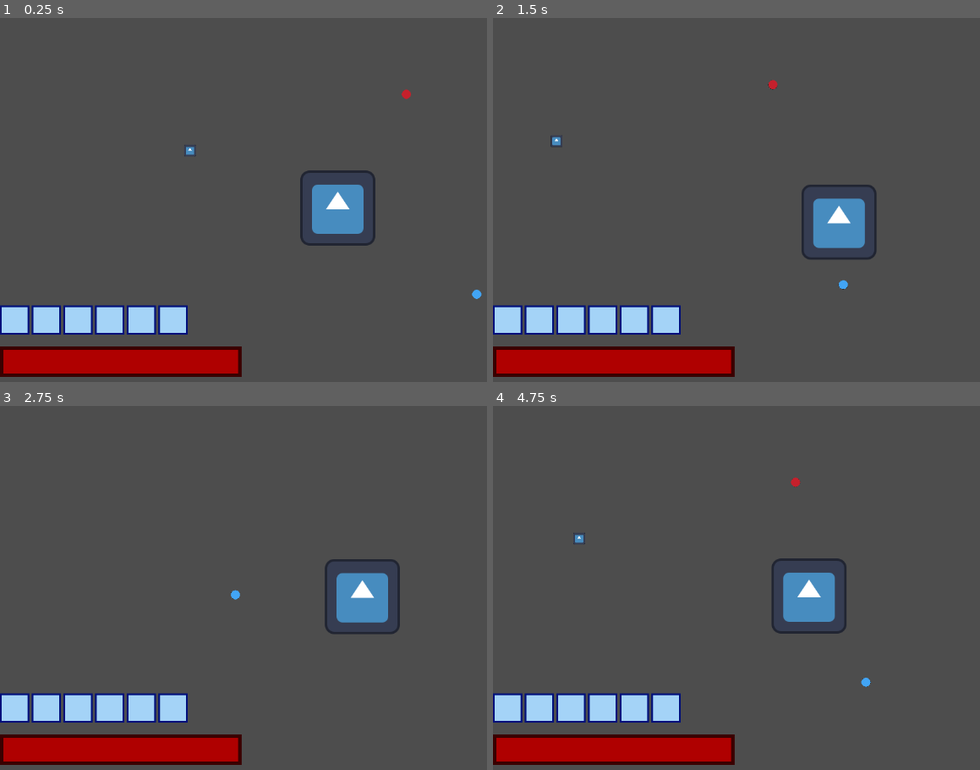
Above: before the commit, frames 1-4 (two rows, left to right).
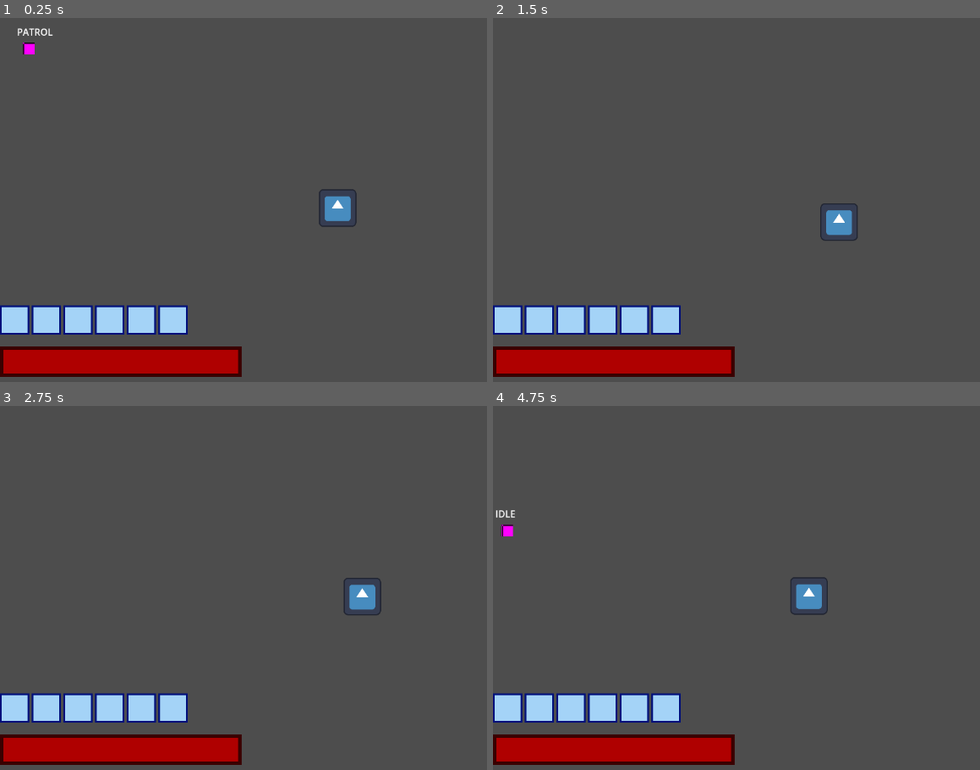
Above: after the commit, the same moments.

Repository: Pkb-Codes/zekome
Game: Godot game, scene res://dev_sandboxes/dev_Bhavishya.tscn
Two runs of this game, one before a commit and one after it. Both use one fixed random seed, a clock stepped at 60 frames per second and the inputs below. Before the commit the project starts from res://Dev_sandboxes/dev_bhargav.tscn. The engine's default icon, where the game draws it, is replaced by a stand-in: a white triangle on a blue panel in a dark square.
Inputs (mouse positions are in pixels of both pictures, inside the frame that each line leads up to):
- Up to frame 1 (0.25 s): no input
- Up to frame 2 (1.5 s): tap Enter at 0.5 s; move the mouse to (979, 189) at 0.52 s; hold Right (ui_right) 0.53-1.28 s; tap Space (Dash) at 0.6, 1.35 s; move the mouse to (697, 225) at 1.27 s; hold Down (ui_down) from 1.28 s (still down)
- Up to frame 3 (2.75 s): move the mouse to (404, 511) at 2.02 s; release Down (ui_down) at 2.03 s; hold Right (ui_right) from 2.03 s (still down); tap Space (Dash) at 2.1 s
- Up to frame 4 (4.75 s): move the mouse to (794, 671) at 2.77 s; release Right (ui_right) at 2.78 s; hold Up (ui_up) 2.78-3.53 s; tap Space (Dash) at 2.85, 3.6, 4.35 s; move the mouse to (outside the picture) at 3.52 s; hold Left (ui_left) from 3.53 s (still down); move the mouse to (629, 540) at 4.27 s

The runs differ from the first frame. In frame 1, 1.8% of the frame differs, in the area x 3-99%, y 2-78%; in frame 2, 1.7%; in frame 3, 1.7%; in frame 4, 1.9%, in the area x 0-78%, y 19-78%.

Commit message:
fixed player HUD bug
fixed the bug with player HUD

Diff:
--- a/dev_sandboxes/dev_Bhavishya.tscn
+++ b/dev_sandboxes/dev_Bhavishya.tscn
@@ -4,33 +4,13 @@
 [ext_resource type="PackedScene" uid="uid://begq6fhebah0v" path="res://scenes/player.tscn" id="2_ji6t0"]
 [ext_resource type="PackedScene" uid="uid://dis5mvgbi7020" path="res://scenes/player_hud.tscn" id="3_hi1cn"]
 
-[sub_resource type="PlaceholderTexture2D" id="PlaceholderTexture2D_v25rj"]
-size = Vector2(10, 10)
-
-[sub_resource type="CapsuleShape2D" id="CapsuleShape2D_jl53w"]
-
 [node name="DevBhavishya" type="Node2D" unique_id=1889251947]
 
 [node name="wolf" parent="." unique_id=191618256 instance=ExtResource("1_mlt7u")]
 
-[node name="Player_Test" type="CharacterBody2D" parent="." unique_id=895898006 groups=["player"]]
-position = Vector2(821, 8)
-collision_layer = 4
-
-[node name="Sprite2D" type="Sprite2D" parent="Player_Test" unique_id=1769820827]
-texture = SubResource("PlaceholderTexture2D_v25rj")
-
-[node name="CollisionShape2D" type="CollisionShape2D" parent="Player_Test" unique_id=1914719009]
-shape = SubResource("CapsuleShape2D_jl53w")
-
-[node name="Camera2D" type="Camera2D" parent="." unique_id=101100912]
-visible = false
-
 [node name="player" parent="." unique_id=56953062 instance=ExtResource("2_ji6t0")]
-position = Vector2(195, 3)
+position = Vector2(532, 278)
 scale = Vector2(0.5, 0.5)
 collision_layer = 4
 
 [node name="Player_HUD" parent="." unique_id=1192228224 instance=ExtResource("3_hi1cn")]
-offset = Vector2(0, -308.655)
-transform = Transform2D(1, 0, 0, 1, 0, -308.655)
--- a/project.godot
+++ b/project.godot
@@ -11,7 +11,7 @@
 [application]
 
 config/name="Zekome"
-run/main_scene="uid://2esxhopx8pvj"
+run/main_scene="uid://bgpdbh7x1l3eg"
 config/features=PackedStringArray("4.6", "Forward Plus")
 config/icon="res://sprites/icon.svg"
 
